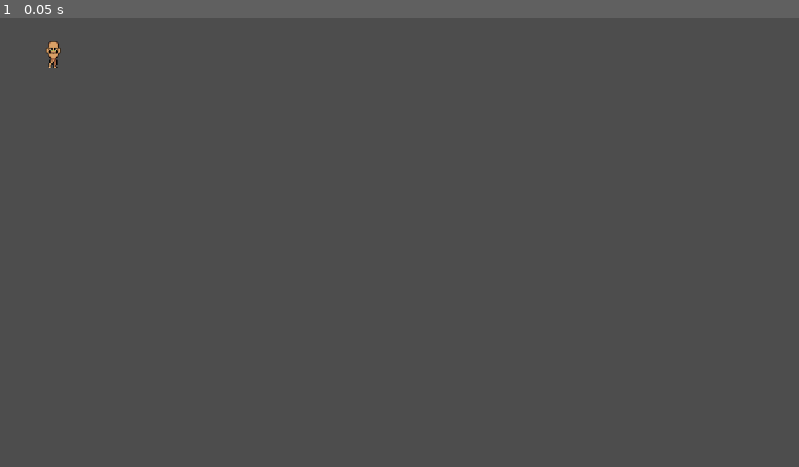
Above: before the commit, frame 1.
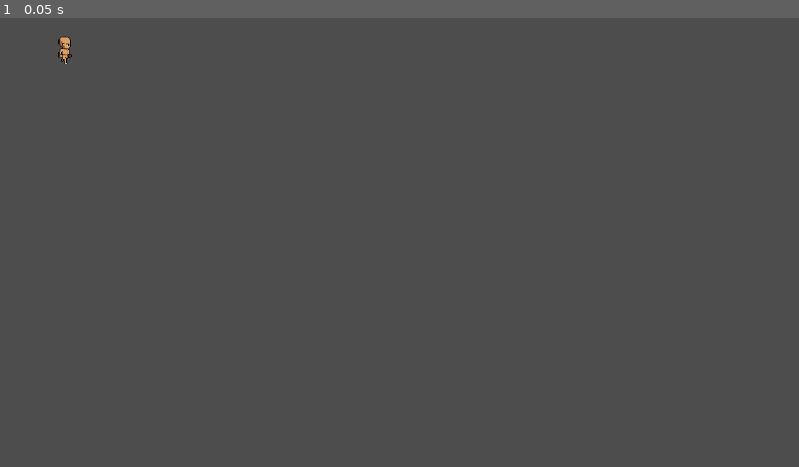
Above: after the commit, the same moment.

Repository: TalJa1/godot-test
Game: Godot game, scene res://screens/player/player.tscn
Two runs of this game, one before a commit and one after it. Both use one fixed random seed, a clock stepped at 60 frames per second and the inputs below. This scene is started directly instead of the project's main scene.
Inputs:
- Up to frame 1 (0.05 s): no input

The runs differ from the first frame. In frame 1, 0.1% of the frame differs, in the area x 5-10%, y 4-12%.

Commit message:
Update player scene with additional walking animations and adjust animation properties for improved character movement

Diff:
--- a/screens/player/player.tscn
+++ b/screens/player/player.tscn
@@ -1,16 +1,38 @@
-[gd_scene load_steps=60 format=3 uid="uid://ba0rsrtijtcvi"]
-
+[gd_scene load_steps=96 format=3 uid="uid://ba0rsrtijtcvi"]
+
+[ext_resource type="Texture2D" uid="uid://bmhvv3kekm25g" path="res://assets/Entities/Characters/Body_A/Animations/Idle_Base/Idle_Down-Sheet.png" id="1_2ynrg"]
 [ext_resource type="Texture2D" uid="uid://3pdo0h5dxjxf" path="res://assets/Entities/Characters/Body_A/Animations/Carry_Idle/Carry_Idle_Down-Sheet.png" id="1_p3uao"]
 [ext_resource type="Texture2D" uid="uid://cihmmtlgqk0h6" path="res://assets/Entities/Characters/Body_A/Animations/Carry_Idle/Carry_Idle_Side-Sheet.png" id="2_p3uao"]
+[ext_resource type="Texture2D" uid="uid://b76eaukmrcylv" path="res://assets/Entities/Characters/Body_A/Animations/Idle_Base/Idle_Side-Sheet.png" id="3_30kgi"]
 [ext_resource type="Texture2D" uid="uid://cbbc7j6g6y7db" path="res://assets/Entities/Characters/Body_A/Animations/Carry_Idle/Carry_Idle_Up-Sheet.png" id="3_ify2t"]
 [ext_resource type="Texture2D" uid="uid://c1nqjn802c48l" path="res://assets/Entities/Characters/Body_A/Animations/Carry_Run/Carry_Run_Down-Sheet.png" id="4_6g3ky"]
 [ext_resource type="Texture2D" uid="uid://dx105ec6koqam" path="res://assets/Entities/Characters/Body_A/Animations/Carry_Walk/Carry_Walk_Down-Sheet.png" id="4_bsgyc"]
+[ext_resource type="Texture2D" uid="uid://q7tbo5xto4re" path="res://assets/Entities/Characters/Body_A/Animations/Idle_Base/Idle_Up-Sheet.png" id="5_2215s"]
 [ext_resource type="Texture2D" uid="uid://co55ectfyw4tq" path="res://assets/Entities/Characters/Body_A/Animations/Carry_Walk/Carry_Walk_Side-Sheet.png" id="5_hgbnq"]
 [ext_resource type="Texture2D" uid="uid://bqs75fp1lxi40" path="res://assets/Entities/Characters/Body_A/Animations/Carry_Run/Carry_Run_Side-Sheet.png" id="5_sy3qf"]
 [ext_resource type="Texture2D" uid="uid://cj2bh78c61vqq" path="res://assets/Entities/Characters/Body_A/Animations/Carry_Walk/Carry_Walk_Up-Sheet.png" id="6_hgbnq"]
 [ext_resource type="Texture2D" uid="uid://di0uoiaev8oya" path="res://assets/Entities/Characters/Body_A/Animations/Carry_Run/Carry_Run_Up-Sheet.png" id="6_umxp1"]
+[ext_resource type="Texture2D" uid="uid://dtfh4umhw2xir" path="res://assets/Entities/Characters/Body_A/Animations/Walk_Base/Walk_Down-Sheet.png" id="10_6m7vx"]
+[ext_resource type="Texture2D" uid="uid://7vt0qqjqtjd1" path="res://assets/Entities/Characters/Body_A/Animations/Walk_Base/Walk_Side-Sheet.png" id="12_5vgg8"]
+[ext_resource type="Texture2D" uid="uid://dtpa2xbguh0mw" path="res://assets/Entities/Characters/Body_A/Animations/Walk_Base/Walk_Up-Sheet.png" id="14_uhf5g"]
 
 [sub_resource type="CapsuleShape2D" id="CapsuleShape2D_8fusk"]
+
+[sub_resource type="AtlasTexture" id="AtlasTexture_ippcy"]
+atlas = ExtResource("1_2ynrg")
+region = Rect2(0, 0, 64, 64)
+
+[sub_resource type="AtlasTexture" id="AtlasTexture_hjmog"]
+atlas = ExtResource("1_2ynrg")
+region = Rect2(64, 0, 64, 64)
+
+[sub_resource type="AtlasTexture" id="AtlasTexture_c8tjb"]
+atlas = ExtResource("1_2ynrg")
+region = Rect2(128, 0, 64, 64)
+
+[sub_resource type="AtlasTexture" id="AtlasTexture_yw7q7"]
+atlas = ExtResource("1_2ynrg")
+region = Rect2(192, 0, 64, 64)
 
 [sub_resource type="AtlasTexture" id="AtlasTexture_bsgyc"]
 atlas = ExtResource("1_p3uao")
@@ -28,6 +50,22 @@
 atlas = ExtResource("1_p3uao")
 region = Rect2(192, 0, 64, 64)
 
+[sub_resource type="AtlasTexture" id="AtlasTexture_one6u"]
+atlas = ExtResource("3_30kgi")
+region = Rect2(0, 0, 64, 64)
+
+[sub_resource type="AtlasTexture" id="AtlasTexture_1p3qd"]
+atlas = ExtResource("3_30kgi")
+region = Rect2(64, 0, 64, 64)
+
+[sub_resource type="AtlasTexture" id="AtlasTexture_wf53w"]
+atlas = ExtResource("3_30kgi")
+region = Rect2(128, 0, 64, 64)
+
+[sub_resource type="AtlasTexture" id="AtlasTexture_nl65i"]
+atlas = ExtResource("3_30kgi")
+region = Rect2(192, 0, 64, 64)
+
 [sub_resource type="AtlasTexture" id="AtlasTexture_6g3ky"]
 atlas = ExtResource("2_p3uao")
 region = Rect2(0, 0, 64, 64)
@@ -44,6 +82,22 @@
 atlas = ExtResource("2_p3uao")
 region = Rect2(192, 0, 64, 64)
 
+[sub_resource type="AtlasTexture" id="AtlasTexture_p4jy1"]
+atlas = ExtResource("5_2215s")
+region = Rect2(0, 0, 64, 64)
+
+[sub_resource type="AtlasTexture" id="AtlasTexture_7bkiu"]
+atlas = ExtResource("5_2215s")
+region = Rect2(64, 0, 64, 64)
+
+[sub_resource type="AtlasTexture" id="AtlasTexture_15t6o"]
+atlas = ExtResource("5_2215s")
+region = Rect2(128, 0, 64, 64)
+
+[sub_resource type="AtlasTexture" id="AtlasTexture_vqh8a"]
+atlas = ExtResource("5_2215s")
+region = Rect2(192, 0, 64, 64)
+
 [sub_resource type="AtlasTexture" id="AtlasTexture_30kgi"]
 atlas = ExtResource("3_ify2t")
 region = Rect2(0, 0, 64, 64)
@@ -132,6 +186,30 @@
 atlas = ExtResource("6_umxp1")
 region = Rect2(320, 0, 64, 64)
 
+[sub_resource type="AtlasTexture" id="AtlasTexture_m5byp"]
+atlas = ExtResource("10_6m7vx")
+region = Rect2(0, 0, 64, 64)
+
+[sub_resource type="AtlasTexture" id="AtlasTexture_m0rlg"]
+atlas = ExtResource("10_6m7vx")
+region = Rect2(64, 0, 64, 64)
+
+[sub_resource type="AtlasTexture" id="AtlasTexture_qghaa"]
+atlas = ExtResource("10_6m7vx")
+region = Rect2(128, 0, 64, 64)
+
+[sub_resource type="AtlasTexture" id="AtlasTexture_e3qrh"]
+atlas = ExtResource("10_6m7vx")
+region = Rect2(192, 0, 64, 64)
+
+[sub_resource type="AtlasTexture" id="AtlasTexture_2pfqn"]
+atlas = ExtResource("10_6m7vx")
+region = Rect2(256, 0, 64, 64)
+
+[sub_resource type="AtlasTexture" id="AtlasTexture_tg5aw"]
+atlas = ExtResource("10_6m7vx")
+region = Rect2(320, 0, 64, 64)
+
 [sub_resource type="AtlasTexture" id="AtlasTexture_uhf5g"]
 atlas = ExtResource("4_bsgyc")
 region = Rect2(0, 0, 64, 64)
@@ -156,6 +234,30 @@
 atlas = ExtResource("4_bsgyc")
 region = Rect2(320, 0, 64, 64)
 
+[sub_resource type="AtlasTexture" id="AtlasTexture_uu5wc"]
+atlas = ExtResource("12_5vgg8")
+region = Rect2(0, 0, 64, 64)
+
+[sub_resource type="AtlasTexture" id="AtlasTexture_vjjt0"]
+atlas = ExtResource("12_5vgg8")
+region = Rect2(64, 0, 64, 64)
+
+[sub_resource type="AtlasTexture" id="AtlasTexture_c1n7o"]
+atlas = ExtResource("12_5vgg8")
+region = Rect2(128, 0, 64, 64)
+
+[sub_resource type="AtlasTexture" id="AtlasTexture_ay7wf"]
+atlas = ExtResource("12_5vgg8")
+region = Rect2(192, 0, 64, 64)
+
+[sub_resource type="AtlasTexture" id="AtlasTexture_y5nrl"]
+atlas = ExtResource("12_5vgg8")
+region = Rect2(256, 0, 64, 64)
+
+[sub_resource type="AtlasTexture" id="AtlasTexture_avh4c"]
+atlas = ExtResource("12_5vgg8")
+region = Rect2(320, 0, 64, 64)
+
 [sub_resource type="AtlasTexture" id="AtlasTexture_l4gv6"]
 atlas = ExtResource("5_hgbnq")
 region = Rect2(0, 0, 64, 64)
@@ -180,6 +282,30 @@
 atlas = ExtResource("5_hgbnq")
 region = Rect2(320, 0, 64, 64)
 
+[sub_resource type="AtlasTexture" id="AtlasTexture_e8yjp"]
+atlas = ExtResource("14_uhf5g")
+region = Rect2(0, 0, 64, 64)
+
+[sub_resource type="AtlasTexture" id="AtlasTexture_5jtki"]
+atlas = ExtResource("14_uhf5g")
+region = Rect2(64, 0, 64, 64)
+
+[sub_resource type="AtlasTexture" id="AtlasTexture_sn6wm"]
+atlas = ExtResource("14_uhf5g")
+region = Rect2(128, 0, 64, 64)
+
+[sub_resource type="AtlasTexture" id="AtlasTexture_sftsm"]
+atlas = ExtResource("14_uhf5g")
+region = Rect2(192, 0, 64, 64)
+
+[sub_resource type="AtlasTexture" id="AtlasTexture_mo2k0"]
+atlas = ExtResource("14_uhf5g")
+region = Rect2(256, 0, 64, 64)
+
+[sub_resource type="AtlasTexture" id="AtlasTexture_bj0q8"]
+atlas = ExtResource("14_uhf5g")
+region = Rect2(320, 0, 64, 64)
+
 [sub_resource type="AtlasTexture" id="AtlasTexture_bpcid"]
 atlas = ExtResource("6_hgbnq")
 region = Rect2(0, 0, 64, 64)
@@ -208,6 +334,23 @@
 animations = [{
 "frames": [{
 "duration": 1.0,
+"texture": SubResource("AtlasTexture_ippcy")
+}, {
+"duration": 1.0,
+"texture": SubResource("AtlasTexture_hjmog")
+}, {
+"duration": 1.0,
+"texture": SubResource("AtlasTexture_c8tjb")
+}, {
+"duration": 1.0,
+"texture": SubResource("AtlasTexture_yw7q7")
+}],
+"loop": true,
+"name": &"idle_down_b",
+"speed": 5.0
+}, {
+"frames": [{
+"duration": 1.0,
 "texture": SubResource("AtlasTexture_bsgyc")
 }, {
 "duration": 1.0,
@@ -225,6 +368,23 @@
 }, {
 "frames": [{
 "duration": 1.0,
+"texture": SubResource("AtlasTexture_one6u")
+}, {
+"duration": 1.0,
+"texture": SubResource("AtlasTexture_1p3qd")
+}, {
+"duration": 1.0,
+"texture": SubResource("AtlasTexture_wf53w")
+}, {
+"duration": 1.0,
+"texture": SubResource("AtlasTexture_nl65i")
+}],
+"loop": true,
+"name": &"idle_side_b",
+"speed": 5.0
+}, {
+"frames": [{
+"duration": 1.0,
 "texture": SubResource("AtlasTexture_6g3ky")
 }, {
 "duration": 1.0,
@@ -242,6 +402,23 @@
 }, {
 "frames": [{
 "duration": 1.0,
+"texture": SubResource("AtlasTexture_p4jy1")
+}, {
+"duration": 1.0,
+"texture": SubResource("AtlasTexture_7bkiu")
+}, {
+"duration": 1.0,
+"texture": SubResource("AtlasTexture_15t6o")
+}, {
+"duration": 1.0,
+"texture": SubResource("AtlasTexture_vqh8a")
+}],
+"loop": true,
+"name": &"idle_up_b",
+"speed": 5.0
+}, {
+"frames": [{
+"duration": 1.0,
 "texture": SubResource("AtlasTexture_30kgi")
 }, {
 "duration": 1.0,
@@ -328,6 +505,29 @@
 }, {
 "frames": [{
 "duration": 1.0,
+"texture": SubResource("AtlasTexture_m5byp")
+}, {
+"duration": 1.0,
+"texture": SubResource("AtlasTexture_m0rlg")
+}, {
+"duration": 1.0,
+"texture": SubResource("AtlasTexture_qghaa")
+}, {
+"duration": 1.0,
+"texture": SubResource("AtlasTexture_e3qrh")
+}, {
+"duration": 1.0,
+"texture": SubResource("AtlasTexture_2pfqn")
+}, {
+"duration": 1.0,
+"texture": SubResource("AtlasTexture_tg5aw")
+}],
+"loop": true,
+"name": &"walk_down_b",
+"speed": 5.0
+}, {
+"frames": [{
+"duration": 1.0,
 "texture": SubResource("AtlasTexture_uhf5g")
 }, {
 "duration": 1.0,
@@ -351,6 +551,29 @@
 }, {
 "frames": [{
 "duration": 1.0,
+"texture": SubResource("AtlasTexture_uu5wc")
+}, {
+"duration": 1.0,
+"texture": SubResource("AtlasTexture_vjjt0")
+}, {
+"duration": 1.0,
+"texture": SubResource("AtlasTexture_c1n7o")
+}, {
+"duration": 1.0,
+"texture": SubResource("AtlasTexture_ay7wf")
+}, {
+"duration": 1.0,
+"texture": SubResource("AtlasTexture_y5nrl")
+}, {
+"duration": 1.0,
+"texture": SubResource("AtlasTexture_avh4c")
+}],
+"loop": true,
+"name": &"walk_side_b",
+"speed": 5.0
+}, {
+"frames": [{
+"duration": 1.0,
 "texture": SubResource("AtlasTexture_l4gv6")
 }, {
 "duration": 1.0,
@@ -370,6 +593,29 @@
 }],
 "loop": true,
 "name": &"walk_side_c",
+"speed": 5.0
+}, {
+"frames": [{
+"duration": 1.0,
+"texture": SubResource("AtlasTexture_e8yjp")
+}, {
+"duration": 1.0,
+"texture": SubResource("AtlasTexture_5jtki")
+}, {
+"duration": 1.0,
+"texture": SubResource("AtlasTexture_sn6wm")
+}, {
+"duration": 1.0,
+"texture": SubResource("AtlasTexture_sftsm")
+}, {
+"duration": 1.0,
+"texture": SubResource("AtlasTexture_mo2k0")
+}, {
+"duration": 1.0,
+"texture": SubResource("AtlasTexture_bj0q8")
+}],
+"loop": true,
+"name": &"walk_up_b",
 "speed": 5.0
 }, {
 "frames": [{
@@ -403,8 +649,8 @@
 shape = SubResource("CapsuleShape2D_8fusk")
 
 [node name="AnimatedSprite2D" type="AnimatedSprite2D" parent="."]
-position = Vector2(77, 51)
+position = Vector2(94, 45)
 scale = Vector2(1.39063, 1.3125)
 sprite_frames = SubResource("SpriteFrames_t4mc6")
-animation = &"idle_down_c"
-frame_progress = 0.943576
+animation = &"walk_side_b"
+frame_progress = 0.915696
